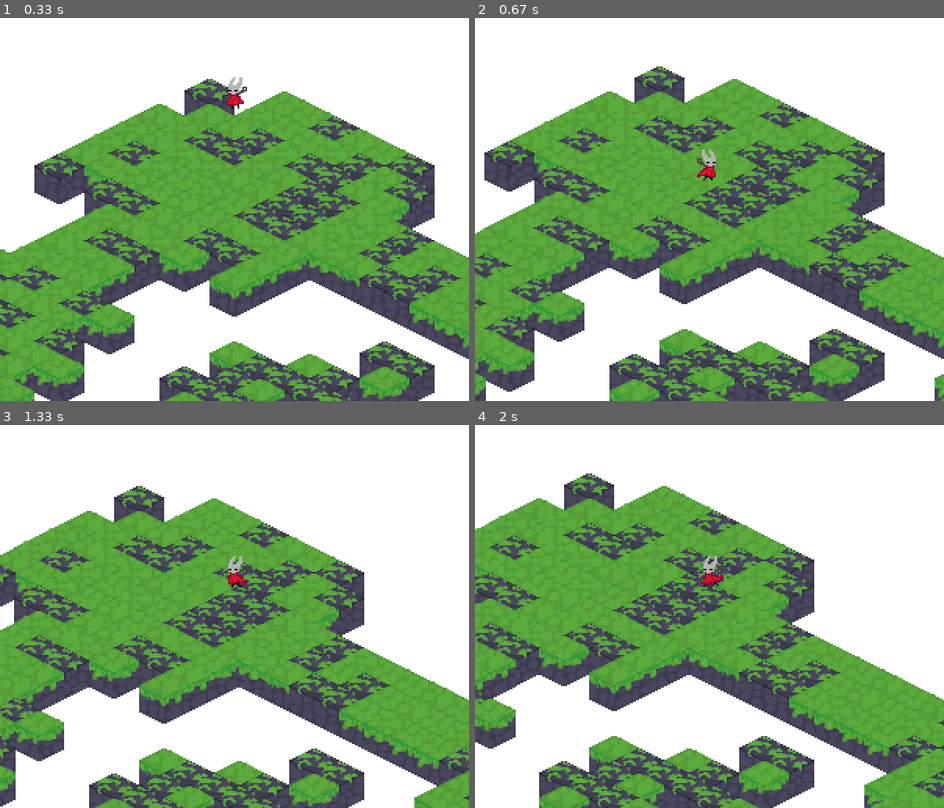
Above: before the commit, frames 1-4 (two rows, left to right).
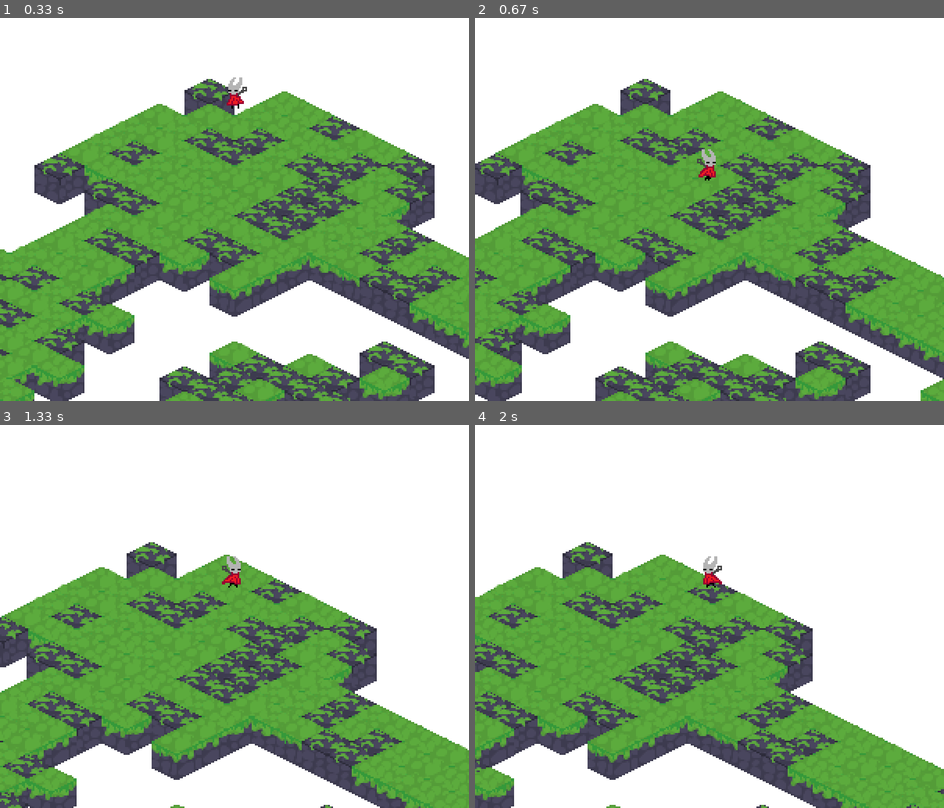
Above: after the commit, the same moments.

Repository: Tyishen/SilksongCopium_Pygame
Game: pygame game, started from Main.py
The game is run twice, just before and just after one commit, with the same random seed, the same clock (stepped at 60 frames per second) and the same inputs.
Inputs:
- Up to frame 1 (0.33 s): no input
- Up to frame 2 (0.67 s): hold D from 0.33 s (still down)
- Up to frame 3 (1.33 s): release D at 0.8 s; hold W 0.83-1.3 s
- Up to frame 4 (2 s): hold D 1.33-1.8 s; hold A from 1.83 s (still down)

Frame 1 is identical in both runs. In frame 2, 30% of the frame differs, in the area x 0-100%, y 12-100%; in frame 3, 45%; in frame 4, 49%.

Commit message:
fixed facing dir and also added new walk frame

Diff:
--- a/Main.py
+++ b/Main.py
@@ -8,7 +8,6 @@
     global blockTileList, kornet
 
     gameDisplay.fill((255, 255, 255))
-    playerDisplay.fill((255, 255, 255))
 
     offsetVector = pygame.Vector2.normalize(pygame.Vector2(0.5, -0.5)) * 0.5
 
@@ -143,15 +142,15 @@
 
     def __init__(self, coords, speed, up, left, down, right, iso):
         self.coordinates = coords
-        self.jumping = False
+        self.jumpState = "grounded"
         self.speed = speed
-        self.pixelSpeed = worldScreen(pygame.Vector3(speed - 1, 0, 0)).length()
+        self.pixelSpeed = worldScreen(pygame.Vector3(speed - 2, 0, 0)).length()
 
         self.facing = "left"
         self.isoMovement = iso
         self.frameNum = 0
         self.frame = cornetIDLE
-        self.frameState = "left"
+        self.currentFrame = cornetIDLE
         self.lastUpdate = pygame.time.get_ticks()
 
         self.up = up
@@ -227,13 +226,19 @@
                     self.frameNum = 0
 
                 self.frame = cornetAni[self.frameNum]
-
-        if self.jumping == True:
+                self.currentFrame = cornetAni[self.frameNum] # seems useless but it helps fix a visual issue with flipping
+
+        if self.jumpState == "takeoff":
+            self.frame = cornetATTACK
+
+        if self.jumpState == "airborne":
             self.frame = cornetFALL
 
-        if self.frameState != self.facing:
-            self.frame = pygame.transform.flip(self.frame, True, False)
-            self.frameState = self.facing
+        if self.facing == "right":
+                self.frame = pygame.transform.flip(self.currentFrame, True, False)
+                # self.frame = pygame.transform.flip(self.frame, True, False)\
+        else:
+            self.frame = self.currentFrame
 
 pygame.init()
 pygame.time.Clock()
@@ -254,16 +259,15 @@
 
 outputScreen = pygame.display.set_mode((windowWidth, windowHeight))
 gameDisplay = pygame.Surface((300, 300))
-playerDisplay = pygame.Surface((300, 230))
 
 clock = pygame.time.Clock()
 dt = 0
 
 # Objects, moving most of this to class
 # playerCoords = pygame.Vector3(4.5, 4.5, 3)
-isometricMovement = True
-movementSpeed = 3
-pixelMovement = worldScreen(pygame.Vector3(2, 0, 0)).length()
+# isometricMovement = True
+# movementSpeed = 3
+# pixelMovement = worldScreen(pygame.Vector3(2, 0, 0)).length()
 gravity = 4.9
 
 debugBlock = pygame.image.load("pixil-frame-2.png").convert_alpha()
@@ -285,14 +289,11 @@
 cornet1 = pygame.image.load("cornet1.png").convert_alpha()
 cornet2 = pygame.image.load("Kornet Walk 1.png").convert_alpha()
 cornet3 = pygame.image.load("Kornet Walk 3.png").convert_alpha()
-
-cornetAni = [cornet1, cornet2, cornet3]
-
-facing = "left"
-
-frame = 0
-lastUpd = pygame.time.get_ticks()
-animationTick = 300
+cornet4 = pygame.image.load("Kornet Walk 4.png").convert_alpha()
+
+cornetAni = [cornet1, cornet2, cornet4, cornet3]
+
+animationTick = 200
 currentTime = pygame.time.get_ticks()
 
 mapFile = open("solidMap.txt", "r")
@@ -308,7 +309,7 @@
     mapData.insert(i, rowArray)
     i += 1
 
-kornet = Hornet(pygame.Vector3(4.5, 4.5, 3), 3, pygame.K_w, pygame.K_a, pygame.K_s, pygame.K_d, True)
+kornet = Hornet(pygame.Vector3(4.5, 4.5, 3), 3, pygame.K_w, pygame.K_a, pygame.K_s, pygame.K_d, False)
 # One player while I figure out how the layering works
 # cornet = Hornet(pygame.Vector3(5, 5, 3), 3, pygame.K_UP, pygame.K_LEFT, pygame.K_DOWN, pygame.K_RIGHT, False)
 
Binary file added: Kornet Walk 4.png
